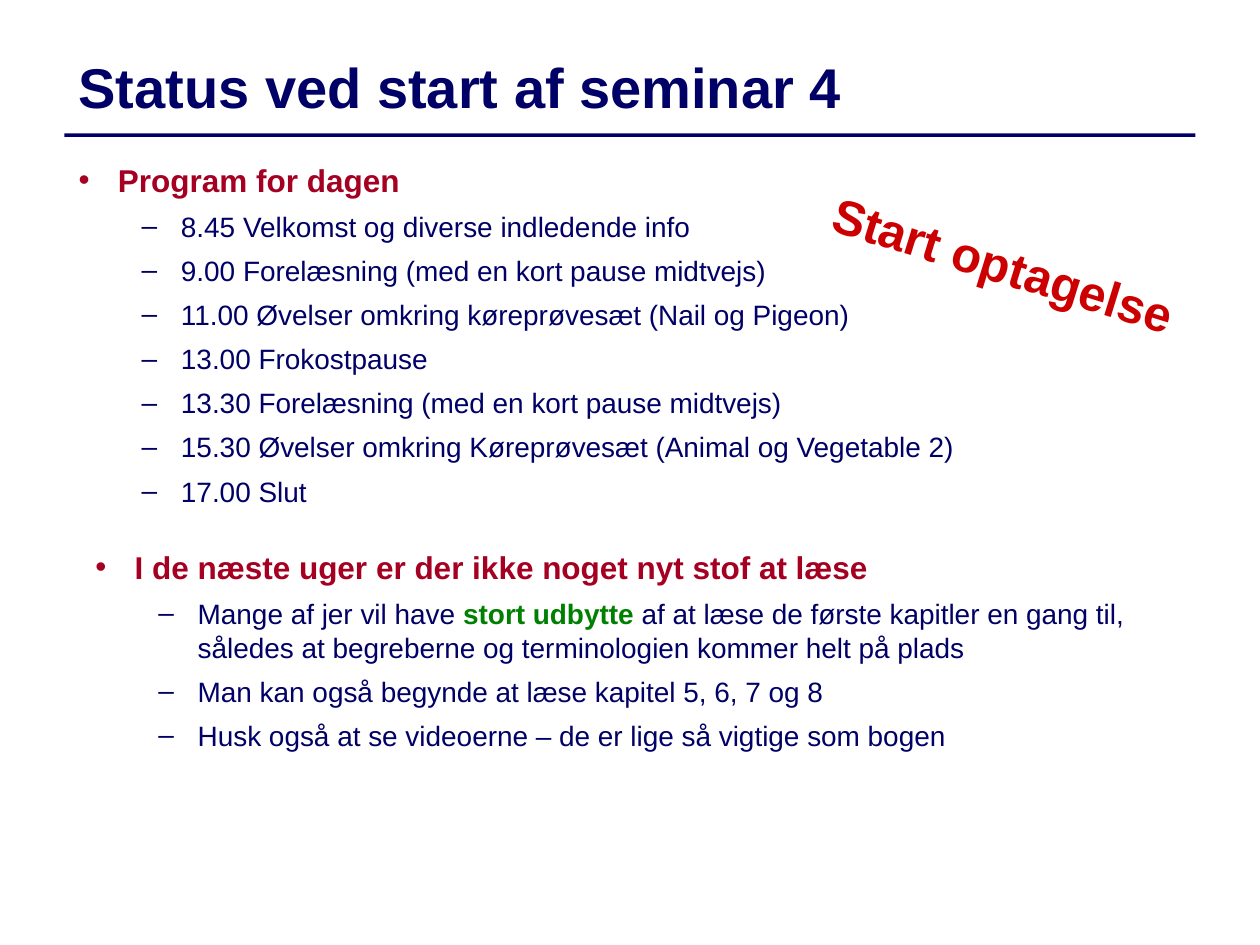
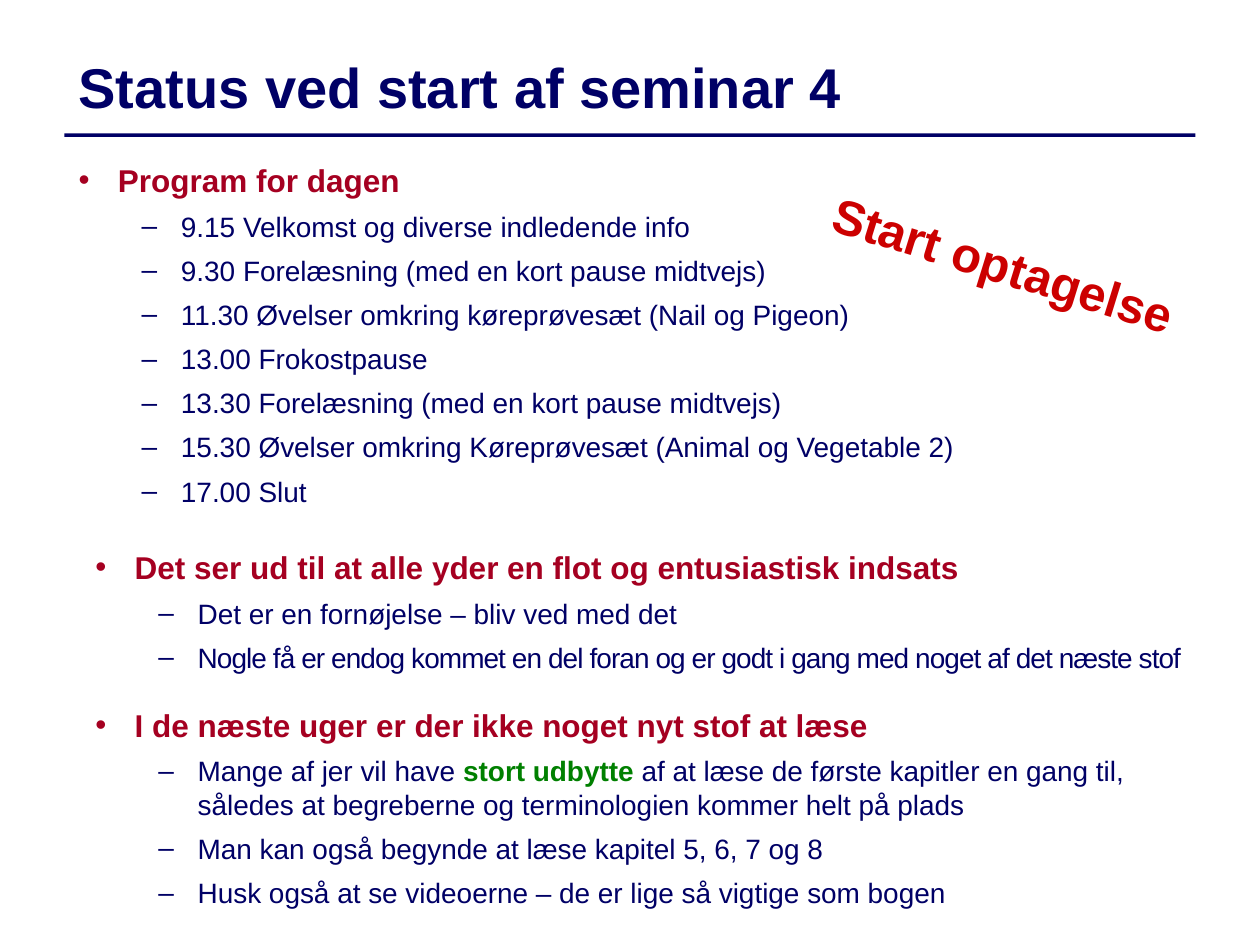
Before and after one commit to IntProgAU/Materiale, a slide deck: slide 1 of web/g22/status/Status4.pptx. Drawn at 1260x945 pixels with LibreOffice and Linux fonts; fonts in the diff are those of the drawing. Boxes give left, top, right and bottom in pixels: in the first picture for what was removed or moved away, otherwise in the second. Text is boxed around its words. In the diff, an @@ line names an element or a change of style, - is before the commit and + after.

```diff
--- a/web/g22/status/Status4.pptx
+++ b/web/g22/status/Status4.pptx
@@ text at box(181, 216, 849, 330): text changed @@
-  – 8.45 Velkomst og diverse indledende info
-  – 9.00 Forelæsning (med en kort pause midtvejs)
-  – 11.00 Øvelser omkring køreprøvesæt (Nail og Pigeon)
+  – 9.15 Velkomst og diverse indledende info
+  – 9.30 Forelæsning (med en kort pause midtvejs)
+  – 11.30 Øvelser omkring køreprøvesæt (Nail og Pigeon)
@@ text at box(135, 556, 1181, 673): paragraphs added @@
+• Det ser ud til at alle yder en flot og entusiastisk indsats
+  – Det er en fornøjelse – bliv ved med det
+  – Nogle få er endog kommet en del foran og er godt i gang med noget af det næste stof
```
Also in this commit, not shown: 4 other slides changed, 3 slides removed, 7 other files.
